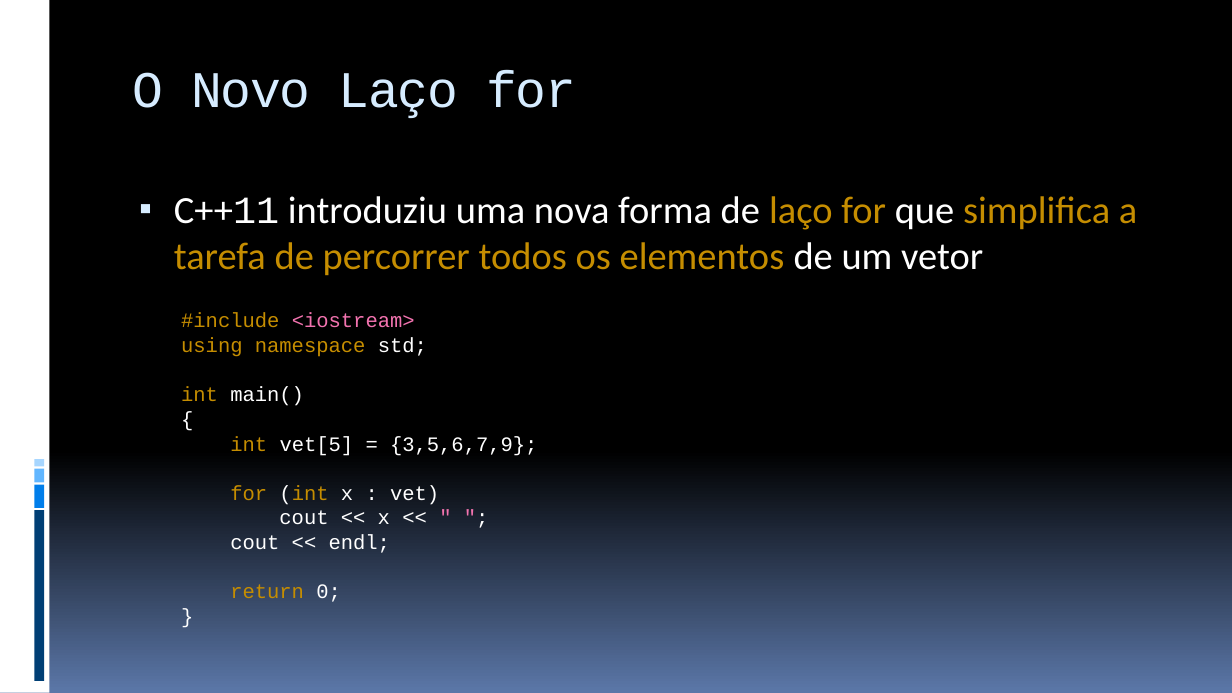
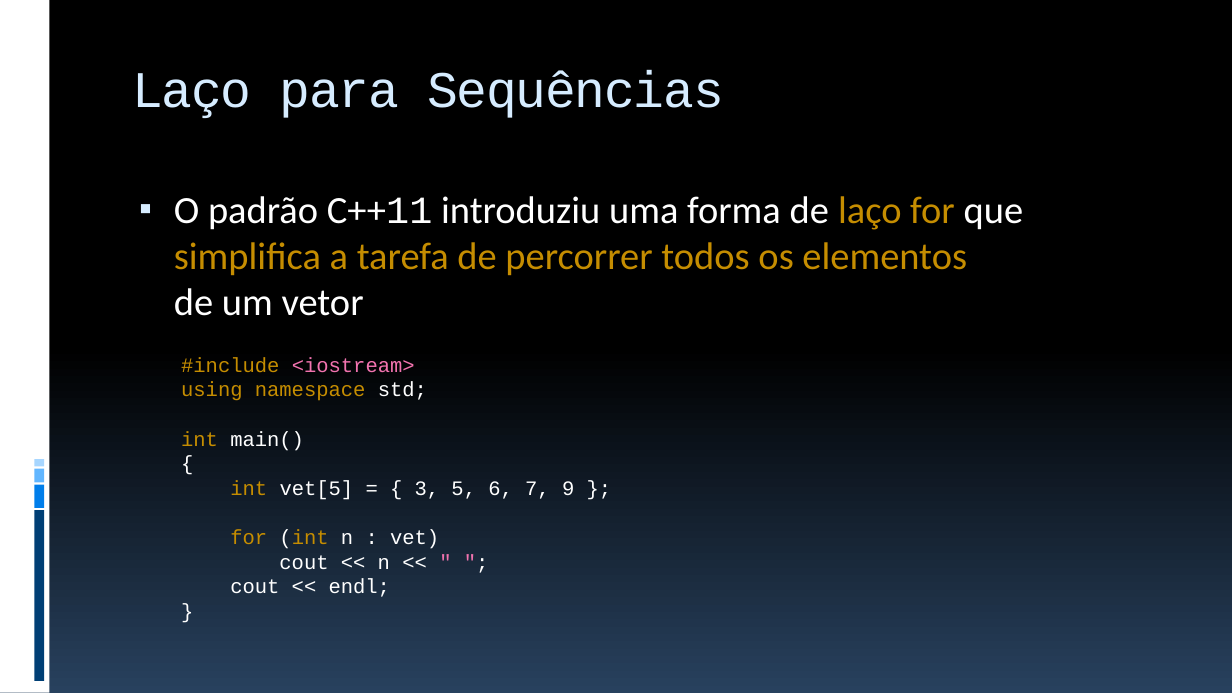
Before and after one commit to JudsonSS/ProgComp, a slide deck: slide 26 of Slides/17. Aplicações do Laço For.pptx. Drawn at 1232x693 pixels with LibreOffice and Linux fonts; fonts in the diff are those of the drawing. Boxes give left, top, right and bottom in pixels: in the first picture for what was removed or moved away, otherwise in the second. Text is boxed around its words. In the diff, an @@ line names an element or a change of style, - is before the commit and + after.

```diff
--- a/Slides/17. Aplicações do Laço For.pptx
+++ b/Slides/17. Aplicações do Laço For.pptx
@@ background gradient #000000 to #5B77A8 to gradient #000000 to #28415E @@
@@ title at (132,70,723,118): text changed @@
-O Novo Laço for
+Laço para Sequências
@@ text at (174,196,1024,316): text changed @@
-▪ C++11 introduziu uma nova forma de laço for que simplifica a tarefa de percorrer todos os elementos de um vetor
+▪ O padrão C++11 introduziu uma forma de laço for que simplifica a tarefa de percorrer todos os elementos
+  de um vetor
@@ text "#include <iostream>": place and size @@
-text "#include <iostream>" at (181,313,537,602)
+text "#include <iostream>" at (181,357,574,597)
@@ text at (230,480,574,570): text changed @@
-int vet[5] = {3,5,6,7,9};
-for (int x : vet)
-cout << x << " ";
+int vet[5] = { 3, 5, 6, 7, 9 };
+for (int n : vet)
+cout << n << " ";
@@ text at (230,584,341,602): paragraph removed @@
-return 0;
```
Also in this commit, not shown: 27 other slides changed, 1 slide added, 8 other files.
